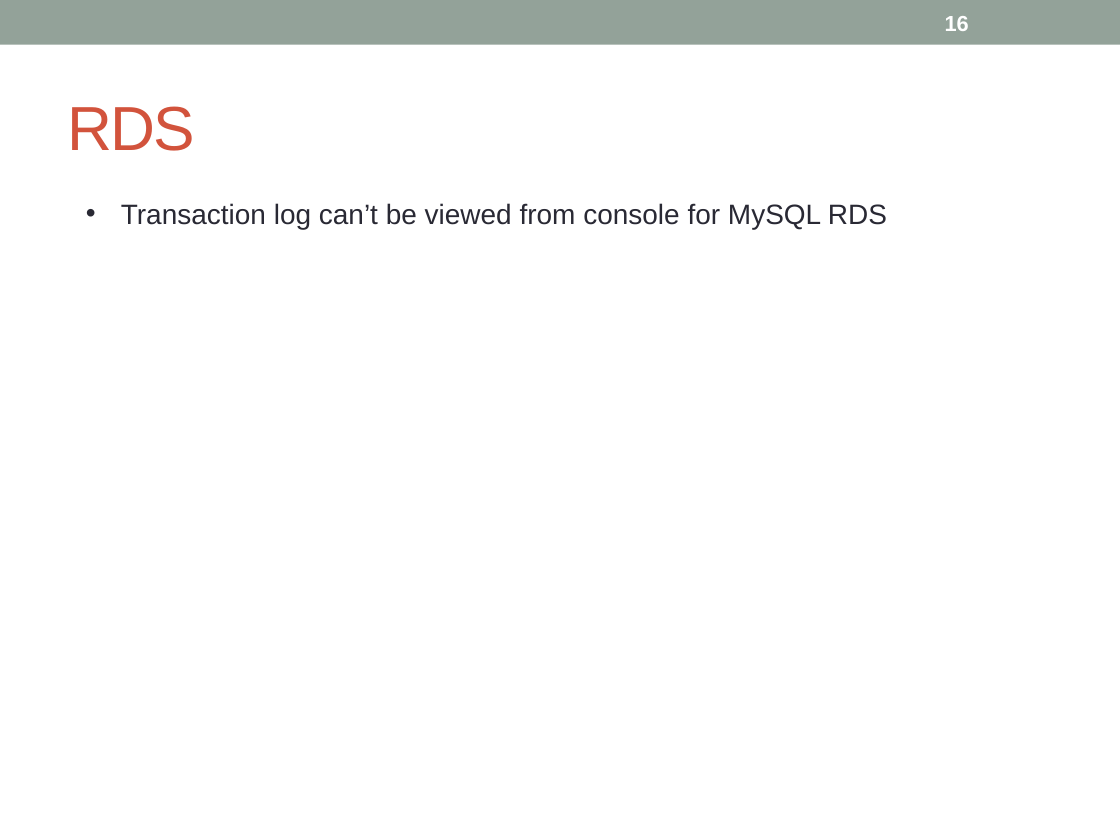
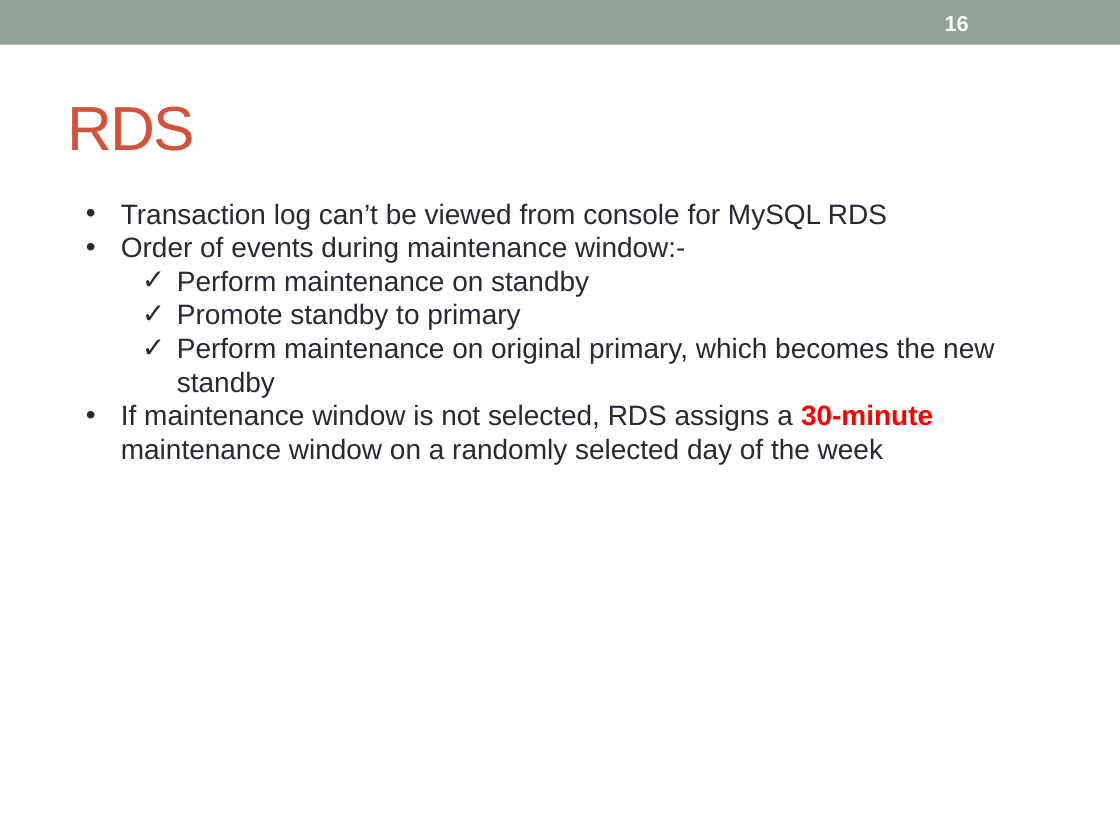
Before and after one commit to notionquest/ProjectDocumentation, a slide deck: slide 16 of AWS_Sysops.pptx. Drawn at 1120x840 pixels with LibreOffice and Linux fonts; fonts in the diff are those of the drawing. Boxes give left, top, right and bottom in pixels: in the first picture for what was removed or moved away, otherwise in the second. Text is boxed around its words. In the diff, an @@ line names an element or a change of style, - is before the commit and + after.

```diff
--- a/AWS_Sysops.pptx
+++ b/AWS_Sysops.pptx
@@ text at (x1=121, y1=236, x2=994, y2=464): paragraphs added @@
+• Order of events during maintenance window:-
+  ✓ Perform maintenance on standby
+  ✓ Promote standby to primary
+  ✓ Perform maintenance on original primary, which becomes the new standby
+• If maintenance window is not selected, RDS assigns a 30-minute maintenance window on a randomly selected day of the week
```
Also in this commit, not shown: 3 other slides changed, 10 slides added.
